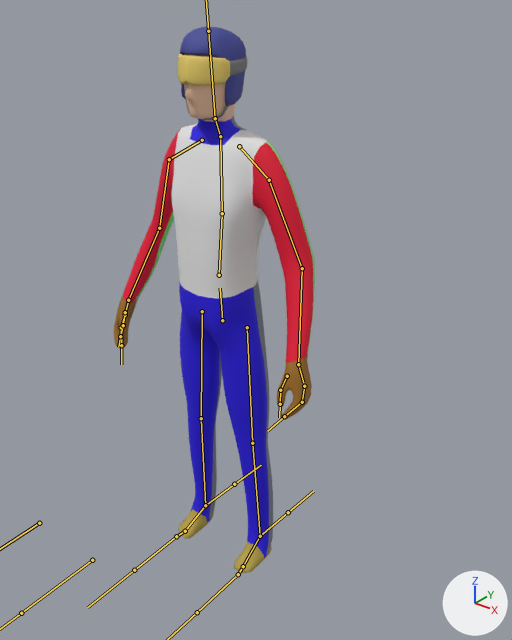
The FBX model Assets/Models/Characters/jumper.fbx as it was, and as the next commit left it.
Camera for both pictures: a camera (50 mm lens) standing at (1.28, -1.43, 1.8) and looking at (-0.04, 0.22, 0.77). The lights are fixed; the arrows at lower right show +X, +Y and +Z. The bones that bend it are drawn over the model as lines.

Names of what the first picture shows: 'Cube', 'Goggles', 'Helmet'.
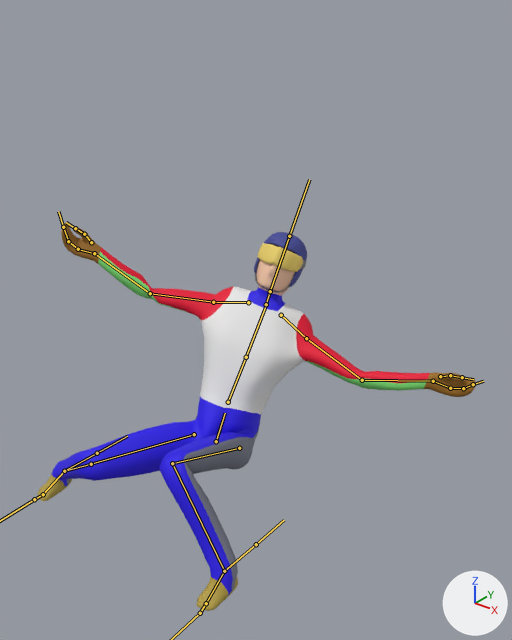
The newer file adds an action. The first version stands in its rest pose; the second is drawn at frame 1 of the action 'Armature|STelemarkToCrash'.

The edits, one by one:
Bone 'Hips' (bone_hips) moves from (0.0, 0.0, 0.0) to (-0.193, -0.631, -0.117).
Bone 'Hips' (bone_hips) turns from (0, 0, 0) to (-51, 23, -12) degrees about its own x, y and z.
Bone 'Spine' (bone_spine) turns from (0, 0, 0) to (22, -1, -8) degrees about its own x, y and z.
Bone 'Shoulder.L' (bone_shoulder_l) turns from (0, 0, 0) to (-2, 0, 10) degrees about its own x, y and z.
Bone 'Upper Arm.L' (bone_upper_arm_l) turns from (0, 0, 0) to (16, -37, 35) degrees about its own x, y and z.
Bone 'Lower Arm.L' (bone_lower_arm_l) turns from (0, 0, 0) to (5, -40, 23) degrees about its own x, y and z.
Bone 'Shoulder.R' (bone_shoulder_r) turns from (0, 0, 0) to (-2, 0, -10) degrees about its own x, y and z.
Bone 'Upper Arm.R' (bone_upper_arm_r) turns from (0, 0, 0) to (14, 13, -43) degrees about its own x, y and z.
Bone 'Lower Arm.R' (bone_lower_arm_r) turns from (0, 0, 0) to (13, 99, -18) degrees about its own x, y and z.
Bone 'Upper Leg.L' (bone_upper_leg_l) turns from (0, 0, 0) to (89, 33, 42) degrees about its own x, y and z.
Bone 'Lower Leg.L' (bone_lower_leg_l) turns from (0, 0, 0) to (-99, -19, -16) degrees about its own x, y and z.
Bone 'Foot.L' (bone_foot_l) turns from (0, 0, 0) to (1, -27, -16) degrees about its own x, y and z.
Bone 'Upper Leg.R' (bone_upper_leg_r) turns from (0, 0, 0) to (34, -27, -64) degrees about its own x, y and z.
Bone 'Lower Leg.R' (bone_lower_leg_r) turns from (0, 0, 0) to (-84, 15, 16) degrees about its own x, y and z.
Bone 'Foot.R' (bone_foot_r) turns from (0, 0, 0) to (25, 38, 35) degrees about its own x, y and z.
Bone 'Leg IK.L' (bone_leg_ik_l) moves from (0.0, 0.0, 0.0) to (0.0, -0.184, -0.022).
Bone 'Leg IK.R' (bone_leg_ik_r) moves from (0.0, 0.0, 0.0) to (-0.577, -0.184, -0.022).

Changed parts and their boxes [x1, y1, x2, y2] in the pictures (512 x 640 px):
'Cube', posed (117% wider, 25% shorter): before [114, 54, 315, 573]; after [37, 223, 475, 611]
'Helmet', posed (19% narrower, 36% shorter): before [180, 26, 246, 120]; after [254, 232, 307, 292]
'Goggles', posed: before [178, 54, 247, 86]; after [257, 243, 306, 272]
bone 'Hips', root to tip: before (222, 320) to (220, 288); after (216, 441) to (225, 413)
bone 'Spine', root to tip: before (219, 275) to (222, 213); after (228, 402) to (246, 357)
bone 'Shoulder.L', root to tip: before (239, 146) to (269, 180); after (281, 315) to (306, 338)
bone 'Upper Arm.L', root to tip: before (269, 180) to (302, 268); after (306, 338) to (362, 380)
bone 'Lower Arm.L', root to tip: before (302, 268) to (298, 364); after (362, 380) to (433, 381)
bone 'Shoulder.R', root to tip: before (202, 140) to (169, 159); after (248, 302) to (213, 302)
bone 'Upper Arm.R', root to tip: before (169, 159) to (159, 228); after (213, 302) to (150, 293)
bone 'Lower Arm.R', root to tip: before (159, 228) to (128, 300); after (150, 293) to (94, 253)
bone 'Upper Leg.L', root to tip: before (247, 327) to (252, 443); after (239, 448) to (172, 463)
bone 'Lower Leg.L', root to tip: before (252, 443) to (260, 536); after (172, 463) to (224, 571)
bone 'Foot.L', root to tip: before (260, 536) to (243, 566); after (224, 571) to (206, 603)
bone 'Upper Leg.R', root to tip: before (202, 311) to (201, 418); after (194, 434) to (91, 464)
bone 'Lower Leg.R', root to tip: before (201, 418) to (205, 505); after (91, 464) to (64, 471)
bone 'Foot.R', root to tip: before (205, 505) to (185, 531); after (64, 471) to (43, 494)
bone 'Leg IK.L', root to tip: before (260, 536) to (288, 512); after (224, 571) to (256, 544)
bone 'Leg IK.R', root to tip: before (205, 505) to (234, 484); after (64, 471) to (97, 453)
